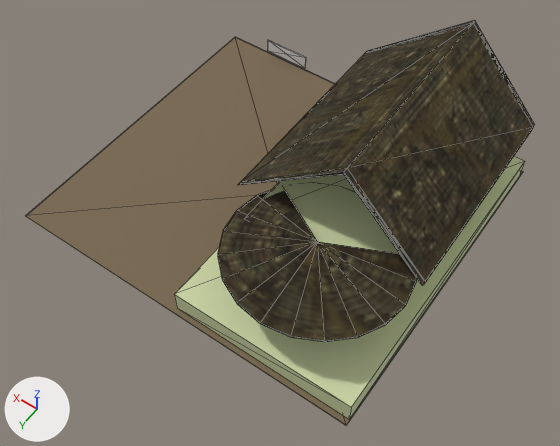
Before and after pictures for a commit that changed the glTF model assets/dist/dweller_building_training/lod2.glb.
Camera for both pictures: a camera (50 mm lens) standing at (-16.5, 23.1, 33.7) and looking at (-2.0, 2.8, 1.8). Arrows for +X, +Y and +Z are at lower left; the lights stay in place. The first picture is the older version. Mesh edges are drawn as thin lines. Vertices at exactly the same position are counted once.

Names of what the first picture shows: 'dweller_building_training'.
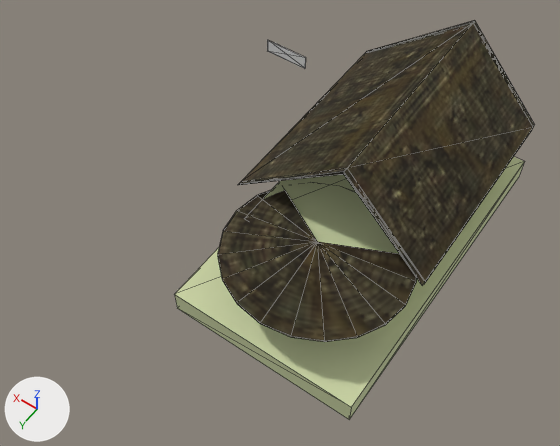
What differs and where, as boxes (x1, y1, x2, y2) in the pictures (560 x 446 px):
'dweller_building_training', reshaped (29% narrower)
    before: (26, 20, 534, 425)
    after: (175, 20, 534, 420)
part 1 of me_dweller_building_training, deleted (brown)
    before: (26, 37, 523, 425)

The change, as a diff of the scene's bpy script:
```diff
--- a/assets/dist/dweller_building_training/lod2.glb.py
+++ b/assets/dist/dweller_building_training/lod2.glb.py
@@ me_dweller_building_training @@
 # used by ob_dweller_building_training; location = (0.0, 0.0, 0.0)
-me_dweller_building_training.from_pydata(...)  # 101 vertices, 134 faces; spans x -10.5..10.5, y -9.5..9.5, z 0.0..9.0
-me_dweller_building_training.materials.append(mat_dirt)  # brown #7a6a52
+me_dweller_building_training.from_pydata(...)  # 93 vertices, 122 faces; spans x -10.5..7.7, y -9.4..9.3, z 0.0..9.0
+# me_dweller_building_training part 1: the loose piece of 8 vertices spanning x -10.5..10.5, y -9.5..9.5, z 0.0 is deleted
 me_dweller_building_training.materials.append(mat_roof)
```
